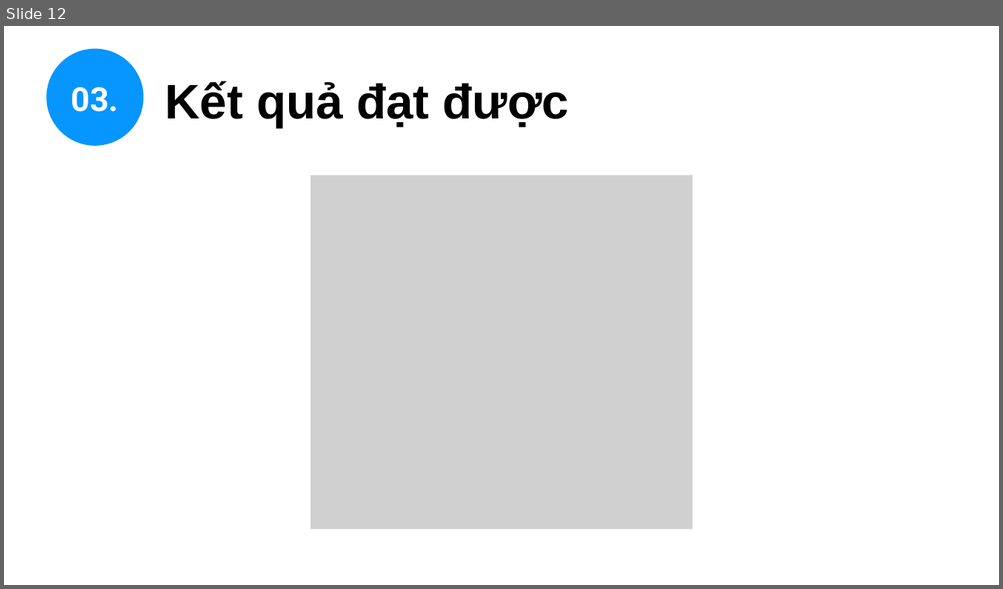
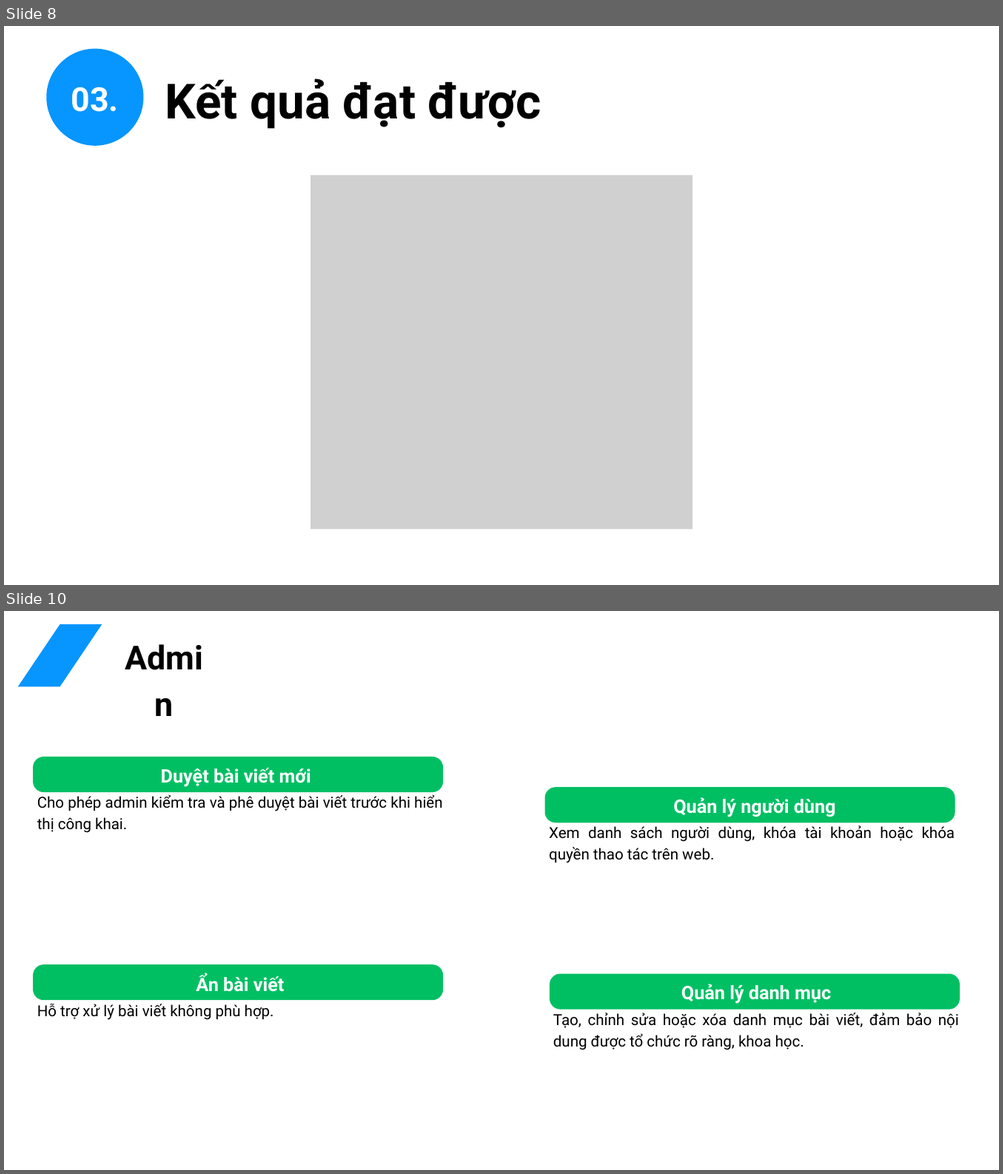
Before and after one commit to URMySunshinee/cn-da21ttc-letructin-forum-laravel, a slide deck: thesis/abs/PPT Báo Cáo CN.pptx. Shown one above the other, each under a label of ours: slide 12 before the commit, slides 8 and 10 after it; the slides between them are not shown. The pictures are 1003x589 and 1003x1174 pixels, drawn with LibreOffice and Linux fonts; fonts in the diff are those of the drawing; grey boxes stand for pictures. Boxes give left, top, right and bottom in pixels: in the first picture for what was removed or moved away, otherwise in the second. Text is boxed around its words. In the diff, an @@ line names an element or a change of style, - is before the commit and + after.

```diff
--- a/thesis/abs/PPT Báo Cáo CN.pptx
+++ b/thesis/abs/PPT Báo Cáo CN.pptx
@@ slide 10 added at <box>4,611,999,1170</box>, background #FFFFFF @@
@@ freeform shape added at <box>18,624,102,686</box>, fill #0795FF @@
@@ text added at <box>116,630,213,675</box>, 48 pt, text #000000, bold @@
+Admin
@@ freeform shape added at <box>33,757,443,792</box>, fill #00BF63 @@
@@ text added at <box>161,768,311,787</box>, 27 pt, text #FFFFFF, bold @@
+Duyệt bài viết mới
@@ freeform shape added at <box>544,787,954,823</box>, fill #00BF63 @@
@@ text added at <box>37,795,442,833</box>, 22 pt, text #000000 @@
+Cho phép admin kiểm tra và phê duyệt bài viết trước khi hiển thị công khai.
@@ text added at <box>673,797,836,817</box>, 27 pt, text #FFFFFF, bold @@
+Quản lý người dùng
@@ text added at <box>549,826,955,863</box>, 22 pt, text #000000 @@
+Xem danh sách người dùng, khóa tài khoản hoặc khóa quyền thao tác trên web.
@@ freeform shape added at <box>33,965,443,1001</box>, fill #00BF63 @@
@@ text added at <box>196,974,284,992</box>, 27 pt, text #FFFFFF, bold @@
+Ẩn bài viết
@@ freeform shape added at <box>549,974,959,1010</box>, fill #00BF63 @@
@@ text added at <box>681,984,831,1004</box>, 27 pt, text #FFFFFF, bold @@
+Quản lý danh mục
@@ text added at <box>37,1004,274,1020</box>, 22 pt, text #000000 @@
+Hỗ trợ xử lý bài viết không phù hợp.
@@ text added at <box>553,1013,959,1051</box>, 22 pt, text #000000 @@
+Tạo, chỉnh sửa hoặc xóa danh mục bài viết, đảm bảo nội dung được tổ chức rõ ràng, khoa học.
@@ what was slide 12 is now slide 8 @@
@@ slide 8 changed as well @@
@@ text "Kết quả đạt được" at <box>165,79,541,129</box>: font Arial to Roboto @@
```
Also in this commit, not shown: 9 other slides changed, 3 other slides added, 10 slides removed, 2 other files.
